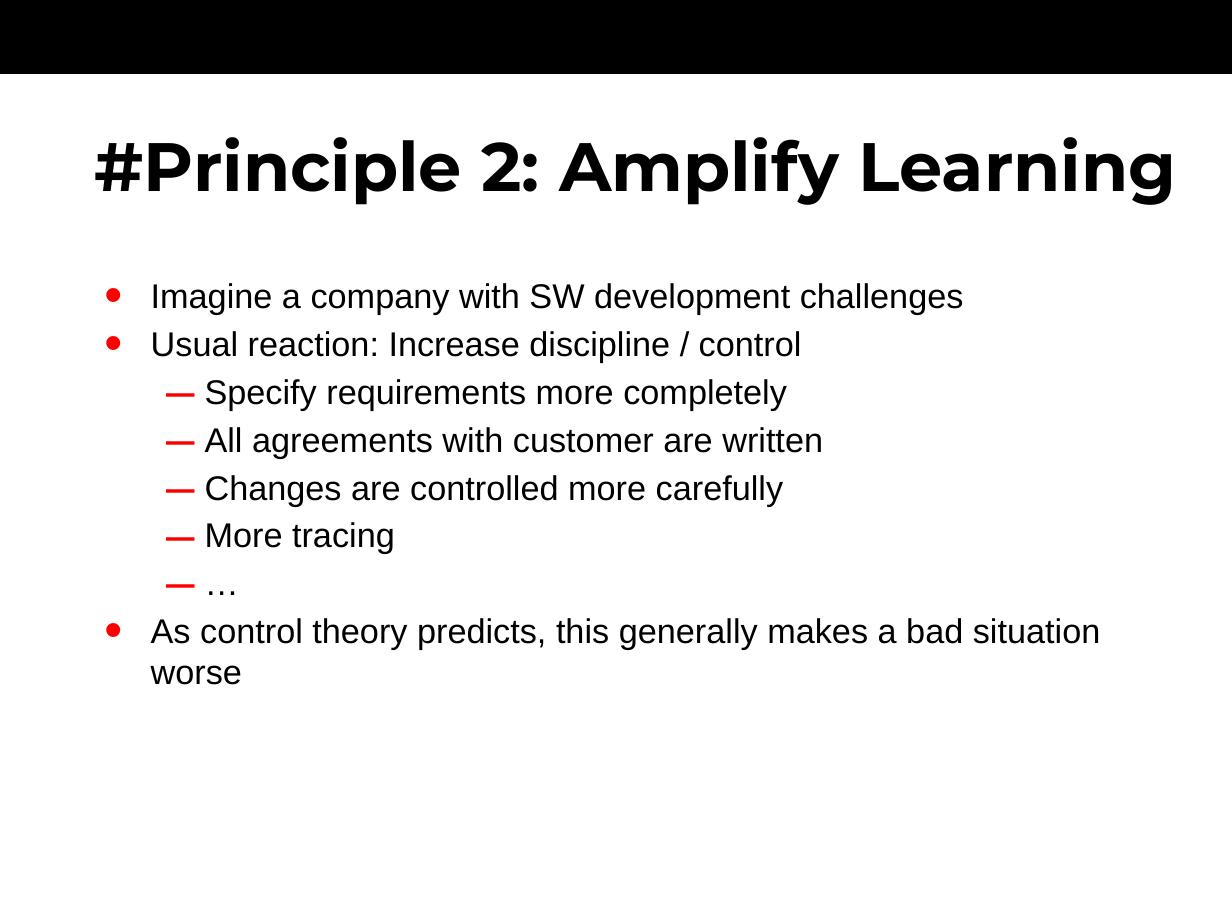
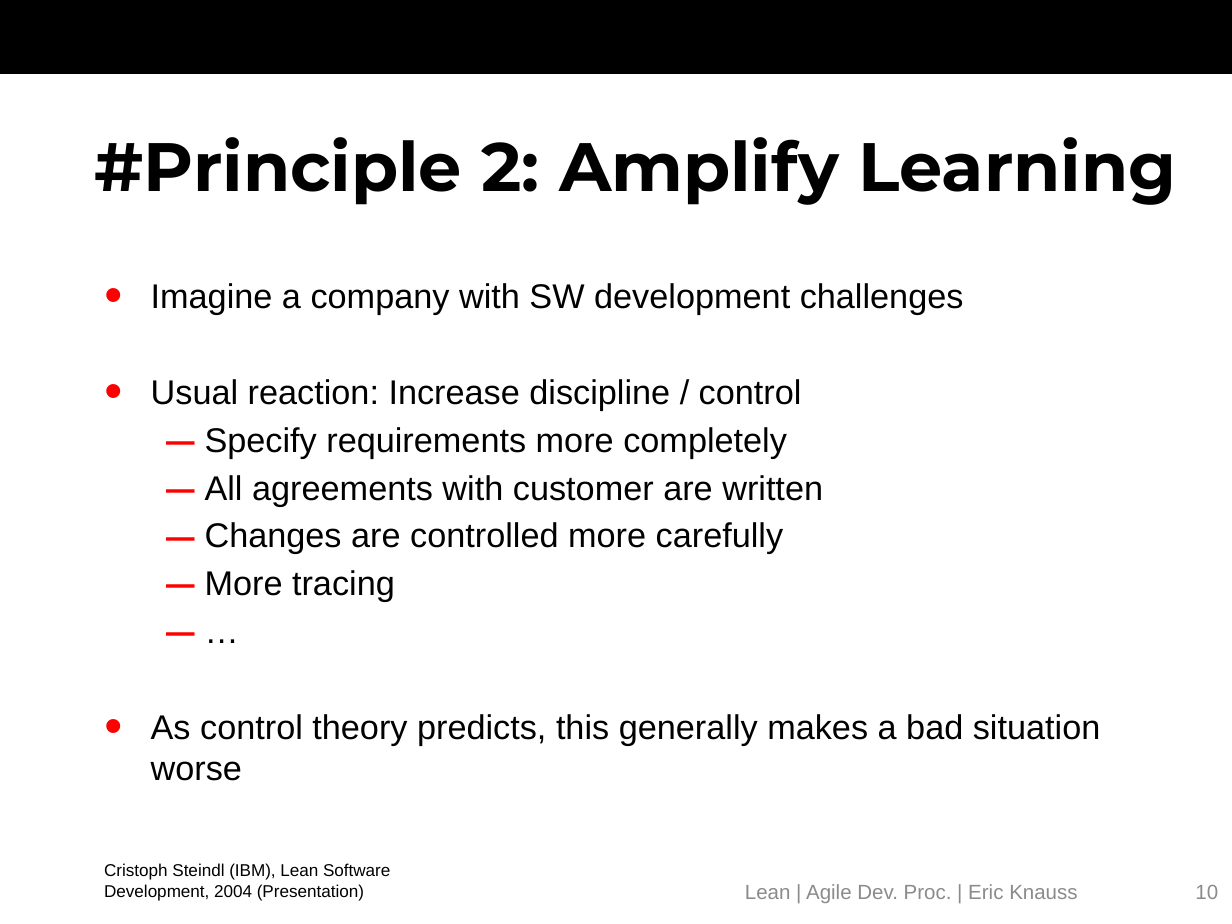
Before and after one commit to oerich/EDA397, a slide deck: slide 10 of Slides/src/agile-dev-processes-7-lean.pptx. Drawn at 1232x924 pixels with LibreOffice and Linux fonts; fonts in the diff are those of the drawing; background and template pictures are left out. Boxes give left, top, right and bottom in pixels: in the first picture for what was removed or moved away, otherwise in the second. Text is boxed around its words. In the diff, an @@ line names an element or a change of style, - is before the commit and + after.

Commit message:
Working on Lean slides

```diff
--- a/Slides/src/agile-dev-processes-7-lean.pptx
+++ b/Slides/src/agile-dev-processes-7-lean.pptx
@@ text "Imagine a company with SW ..." rewrapped from [151, 283, 1101, 685] to [151, 283, 1101, 781] @@
@@ text added at [104, 863, 390, 901], 10 pt, text #000000 @@
+Cristoph Steindl (IBM), Lean Software Development, 2004 (Presentation)
@@ text added at [745, 884, 1077, 903], 12 pt, text #8C8C8C @@
+Lean | Agile Dev. Proc. | Eric Knauss
@@ page number added at [1195, 885, 1218, 899], 12 pt, text #8C8C8C @@
+10
```
Also in this commit, not shown: 12 other slides changed, 1 slide added, 1 slide removed.
